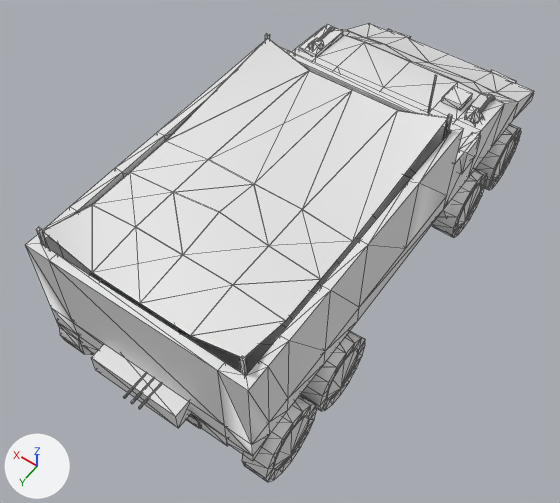
An edit to the COLLADA model art/meshes/vehicle/pira/barracks.dae, drawn before and after from the same camera.
Both versions are drawn from a 50 mm camera at (-13.1, 20.4, 31.5) aimed at (-0.1, 2.1, 2.8). The axes (+X, +Y, +Z) are drawn at lower left. The lights are the same throughout. The first picture is the older version. Mesh edges are drawn as thin lines. Materials are left out; every surface is plain grey. Vertices at exactly the same position are counted once.

In view in the first picture: 'BARRACKS'.
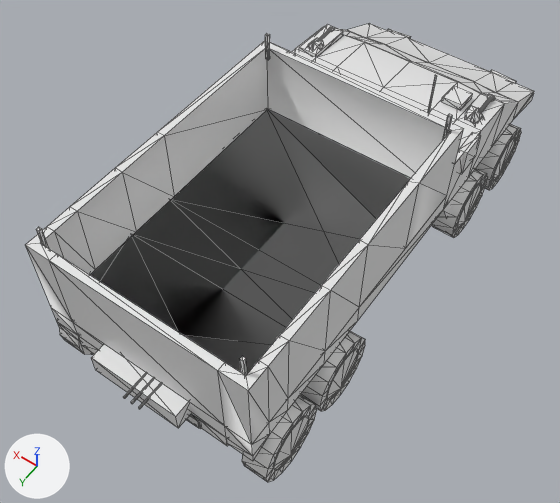
Where the change shows, as pixel boxes [x1, y1, x2, y2] in the pictures (560 x 503 px):
part 1 of me_cube_001, deleted
    before: [43, 38, 448, 358]

The change in detail:
me_cube_001 is used by ob_barracks; location (0.0, 0.0, 0.0).
me_cube_001 had 1404 vertices, 2526 faces and spanned x -5.7..5.7, y -14.7..12.4, z -0.2..10.0.
me_cube_001 now has 1354 vertices, 2430 faces and spans x -5.7..5.7, y -14.7..12.4, z -0.2..10.0.
me_cube_001 part 1: the loose piece of 50 vertices spanning x -4.7..4.7, y -3.6..10.6, z 8.5..9.3 is deleted.
